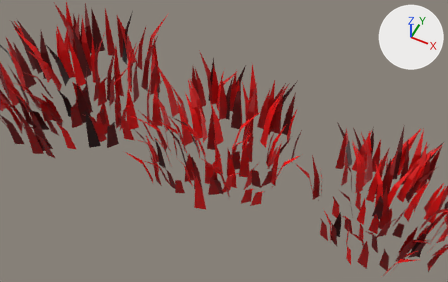
Renders of the glTF model reference/art/nature/grass/grass.glb from each side of a commit.
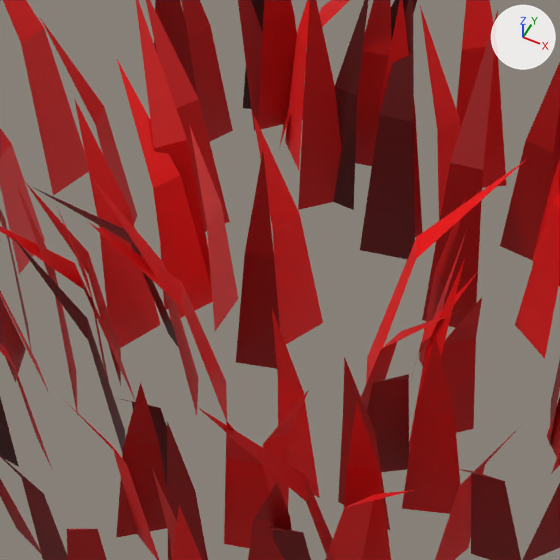
Each version is shown from a 50 mm lens placed at (1.103, -2.163, 2.812), pointed at (0.016, 0.012, 0.093), then close up on the part from 36% to 60% of the width and 28% to 66% of the height. The axes (+X, +Y, +Z) are drawn at upper right. The lights are the same throughout. The older version's two pictures come first.

Objects in the first close-up: 'grass_clump_a'.
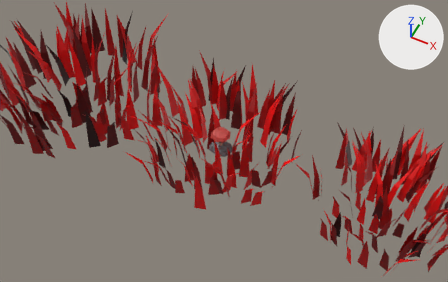
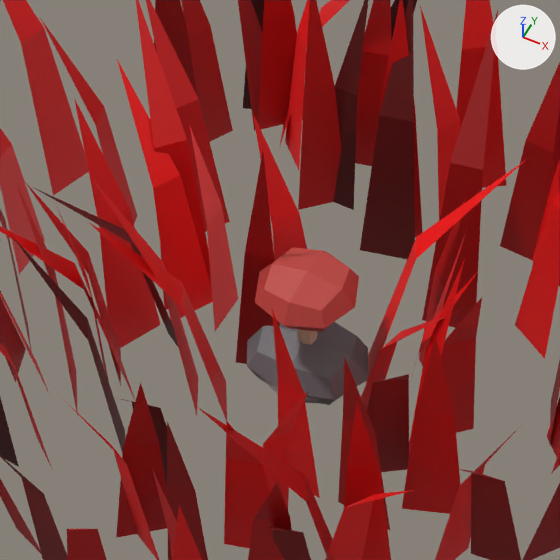
The change, as JSON lines over the scene's bpy script:
```json
{"op": "add", "block": "mat_defaultmaterial_007", "code": ["mat_defaultmaterial_007 = bpy.data.materials.new('DefaultMaterial.007')", "mat_defaultmaterial_007.use_nodes = True; mat_defaultmaterial_007.node_tree.nodes.clear()", "_N = mat_defaultmaterial_007.node_tree.nodes; _L = mat_defaultmaterial_007.node_tree.links", "n0 = _N.new('ShaderNodeOutputMaterial'); n0.name = 'Material Output'", "n1 = _N.new('ShaderNodeBsdfPrincipled'); n1.name = 'Principled BSDF'", "n2 = _N.new('ShaderNodeVertexColor'); n2.name = 'Color Attribute'", "_L.new(n1.outputs[0], n0.inputs[0])  # 'BSDF' to 'Surface'", "_L.new(n2.outputs[0], n1.inputs[0])  # 'Color' to 'Base Color'"]}
{"op": "add", "block": "mat_defaultmaterial_006", "code": ["mat_defaultmaterial_006 = bpy.data.materials.new('DefaultMaterial.006')", "mat_defaultmaterial_006.use_nodes = True; mat_defaultmaterial_006.node_tree.nodes.clear()", "_N = mat_defaultmaterial_006.node_tree.nodes; _L = mat_defaultmaterial_006.node_tree.links", "n0 = _N.new('ShaderNodeOutputMaterial'); n0.name = 'Material Output'", "n1 = _N.new('ShaderNodeBsdfPrincipled'); n1.name = 'Principled BSDF'", "n2 = _N.new('ShaderNodeVertexColor'); n2.name = 'Color Attribute'", "_L.new(n1.outputs[0], n0.inputs[0])  # 'BSDF' to 'Surface'", "_L.new(n2.outputs[0], n1.inputs[0])  # 'Color' to 'Base Color'"]}
{"op": "add", "block": "mat_defaultmaterial_005", "code": ["mat_defaultmaterial_005 = bpy.data.materials.new('DefaultMaterial.005')", "mat_defaultmaterial_005.use_nodes = True; mat_defaultmaterial_005.node_tree.nodes.clear()", "_N = mat_defaultmaterial_005.node_tree.nodes; _L = mat_defaultmaterial_005.node_tree.links", "n0 = _N.new('ShaderNodeOutputMaterial'); n0.name = 'Material Output'", "n1 = _N.new('ShaderNodeBsdfPrincipled'); n1.name = 'Principled BSDF'", "n2 = _N.new('ShaderNodeVertexColor'); n2.name = 'Color Attribute'", "_L.new(n1.outputs[0], n0.inputs[0])  # 'BSDF' to 'Surface'", "_L.new(n2.outputs[0], n1.inputs[0])  # 'Color' to 'Base Color'"]}
{"op": "add", "block": "me_pebble_b", "code": ["me_pebble_b = bpy.data.meshes.new('pebble_b')", "me_pebble_b.from_pydata(...)  # 26 vertices, 48 faces; spans x -0.0504..0.0504, y -0.063..0.063, z -0.0004..0.0634", "me_pebble_b.materials.append(mat_defaultmaterial_007)"]}
{"op": "add", "block": "me_pebble_a", "code": ["me_pebble_a = bpy.data.meshes.new('pebble_a')", "me_pebble_a.from_pydata(...)  # 26 vertices, 48 faces; spans x -0.076..0.076, y -0.059..0.059, z 0.0..0.075", "me_pebble_a.materials.append(mat_defaultmaterial_006)"]}
{"op": "add", "block": "me_mushroom_a", "code": ["me_mushroom_a = bpy.data.meshes.new('mushroom_a')", "me_mushroom_a.from_pydata(...)  # 52 vertices, 96 faces; spans x -0.059..0.059, y -0.059..0.059, z 0.001..0.179", "me_mushroom_a.materials.append(mat_defaultmaterial_005)"]}
{"op": "add", "block": "ob_pebble_b", "code": ["ob_pebble_b = bpy.data.objects.new('pebble_b', me_pebble_b)", "ob_pebble_b.location = (0.0, 0.0, 0.0)"]}
{"op": "add", "block": "ob_pebble_a", "code": ["ob_pebble_a = bpy.data.objects.new('pebble_a', me_pebble_a)", "ob_pebble_a.location = (0.0, 0.0, 0.0)"]}
{"op": "add", "block": "ob_mushroom_a", "code": ["ob_mushroom_a = bpy.data.objects.new('mushroom_a', me_mushroom_a)", "ob_mushroom_a.location = (0.0, 0.0, 0.0)"]}
```

Where the change shows, as pixel boxes (x1, y1, x2, y2) in the close-ups (560 x 560 px):
```json
{"object": "mushroom_a", "change": "added", "after": [255, 247, 359, 345], "on screen": "red"}
{"object": "pebble_a", "change": "added", "after": [247, 322, 368, 405]}
{"object": "pebble_b", "change": "added", "after": [260, 376, 318, 403], "on screen": "mostly hidden"}
```
